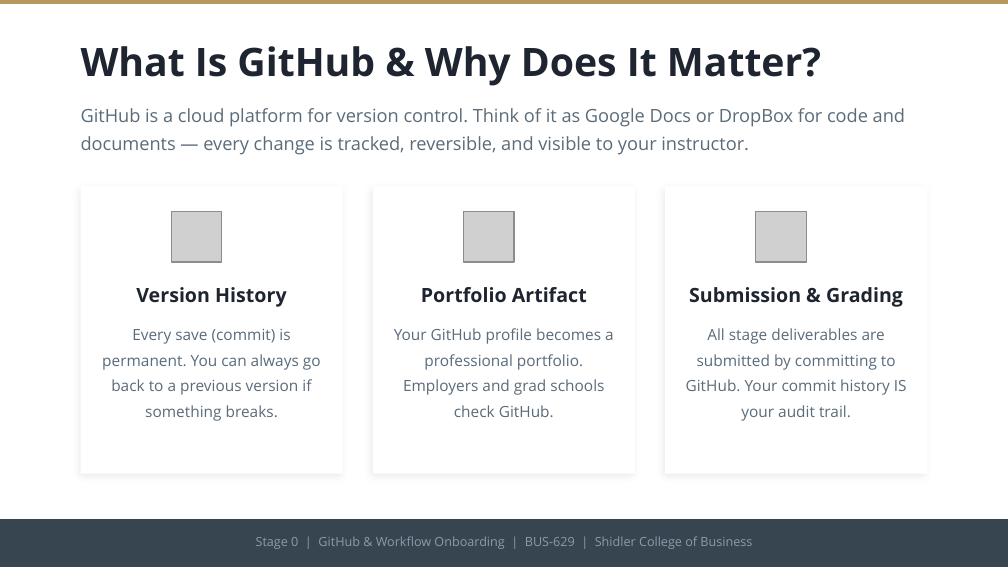
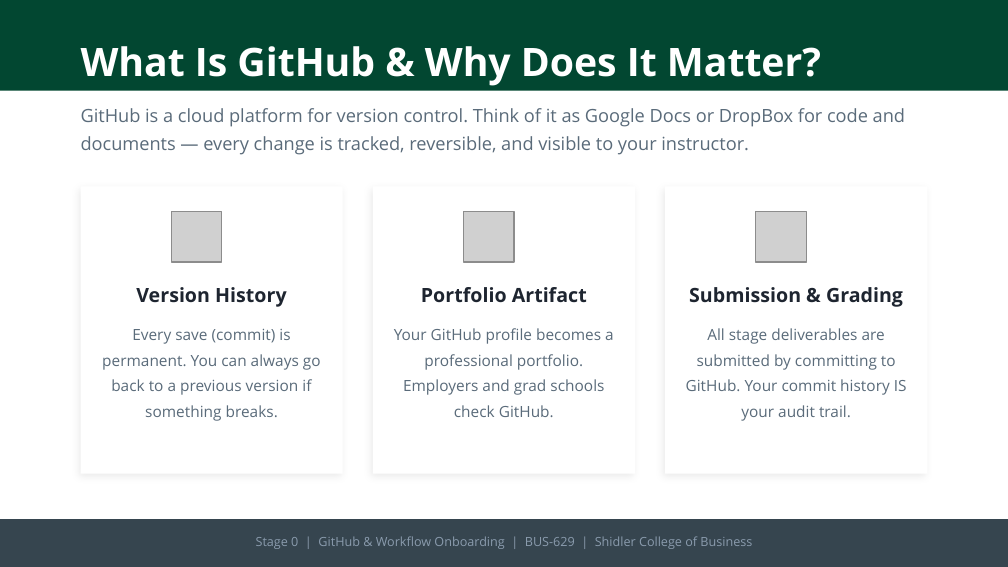
Before and after one commit to adamwstauffer/shidler, a slide deck: slide 6 of courses/BUS-629-VEMBA-International-Corporate-Finance/BUS629_AI_Ratios_Project.pptx. Drawn at 1008x567 pixels with LibreOffice and Linux fonts; fonts in the diff are those of the drawing; grey boxes stand for pictures. Boxes give left, top, right and bottom in pixels: in the first picture for what was removed or moved away, otherwise in the second. Text is boxed around its words. In the diff, an @@ line names an element or a change of style, - is before the commit and + after.

```diff
--- a/courses/BUS-629-VEMBA-International-Corporate-Finance/BUS629_AI_Ratios_Project.pptx
+++ b/courses/BUS-629-VEMBA-International-Corporate-Finance/BUS629_AI_Ratios_Project.pptx
@@ rectangle: place and size @@
-rectangle at (0,0,1008,4)
+rectangle at (0,0,1008,91)
@@ rectangle at (0,0,1008,91): fill #B8975C to #024731 @@
@@ text "What Is GitHub & Why ..." at (81,46,821,86): text colour #1E2530 to #FFFFFF @@
```
Also in this commit, not shown: 6 other slides changed, 2 slides added.
